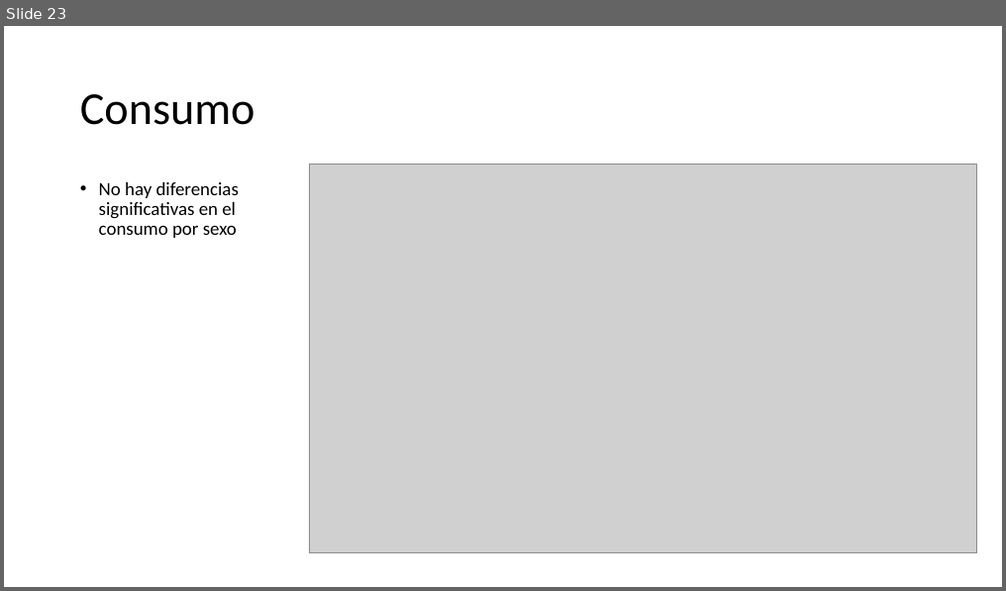
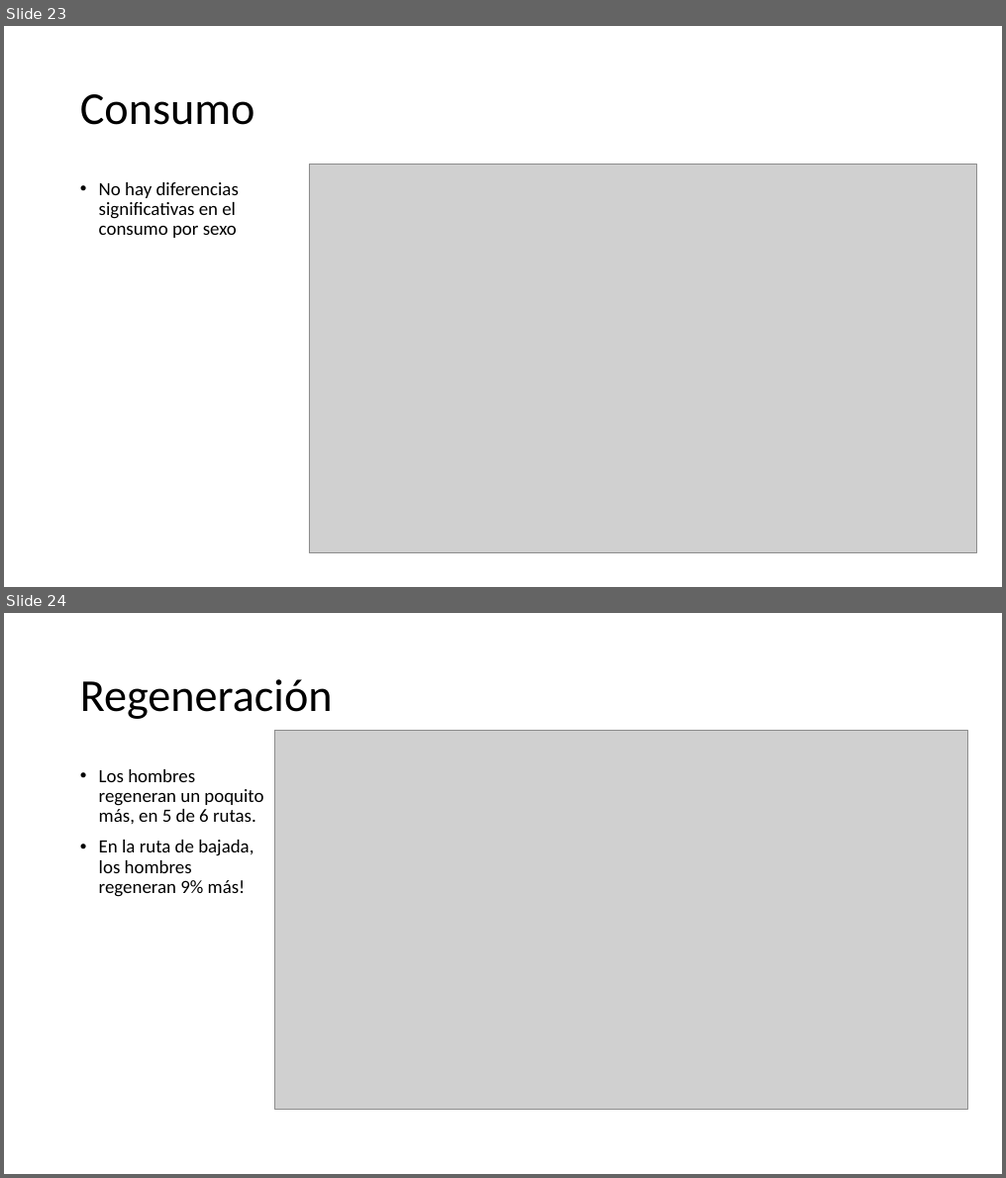
Before and after one commit to Jeisson177/scripts-tesis, a slide deck: Patrones de conducción.pptx. Shown one above the other, each under a label of ours: slide 23 before the commit, slides 23 and 24 after it. The pictures are 1006x591 and 1006x1178 pixels, drawn with LibreOffice and Linux fonts; fonts in the diff are those of the drawing; grey boxes stand for pictures. Boxes give left, top, right and bottom in pixels: in the first picture for what was removed or moved away, otherwise in the second. Text is boxed around its words. In the diff, an @@ line names an element or a change of style, - is before the commit and + after.

Commit message:
regen

```diff
--- a/Patrones de conducción.pptx
+++ b/Patrones de conducción.pptx
@@ slide 24 added at <box>4,613,1002,1174</box>, background #FFFFFF @@
@@ title added at <box>80,679,333,719</box>, 44 pt, text #000000 @@
+Regeneración
@@ picture added at <box>275,731,967,1109</box> @@
@@ text added at <box>99,769,263,897</box>, 18 pt, text #000000 @@
+• Los hombres regeneran un poquito más, en 5 de 6 rutas.
+• En la ruta de bajada, los hombres regeneran 9% más!
```
Also in this commit, not shown: 5 other files.
